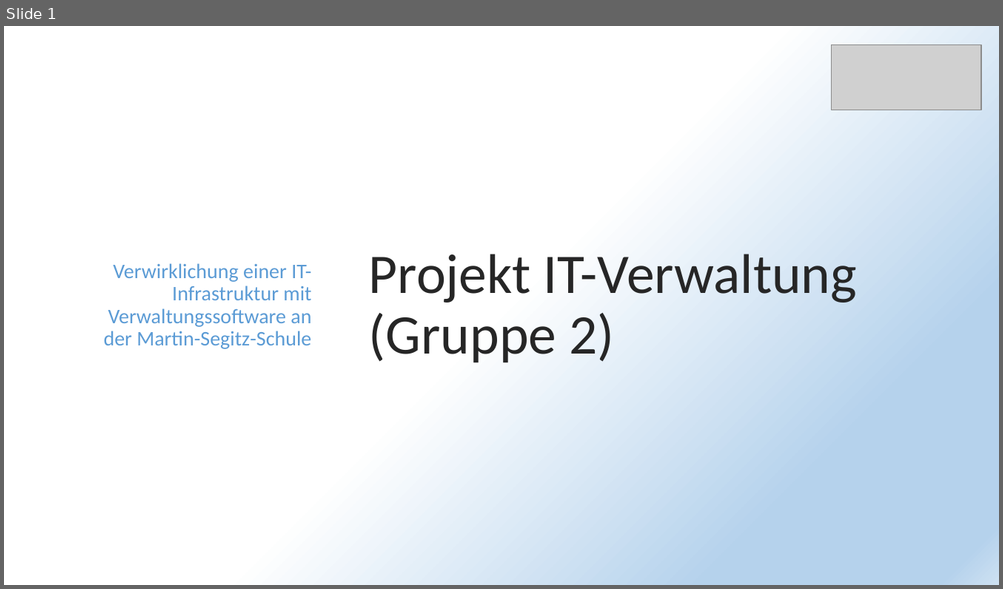
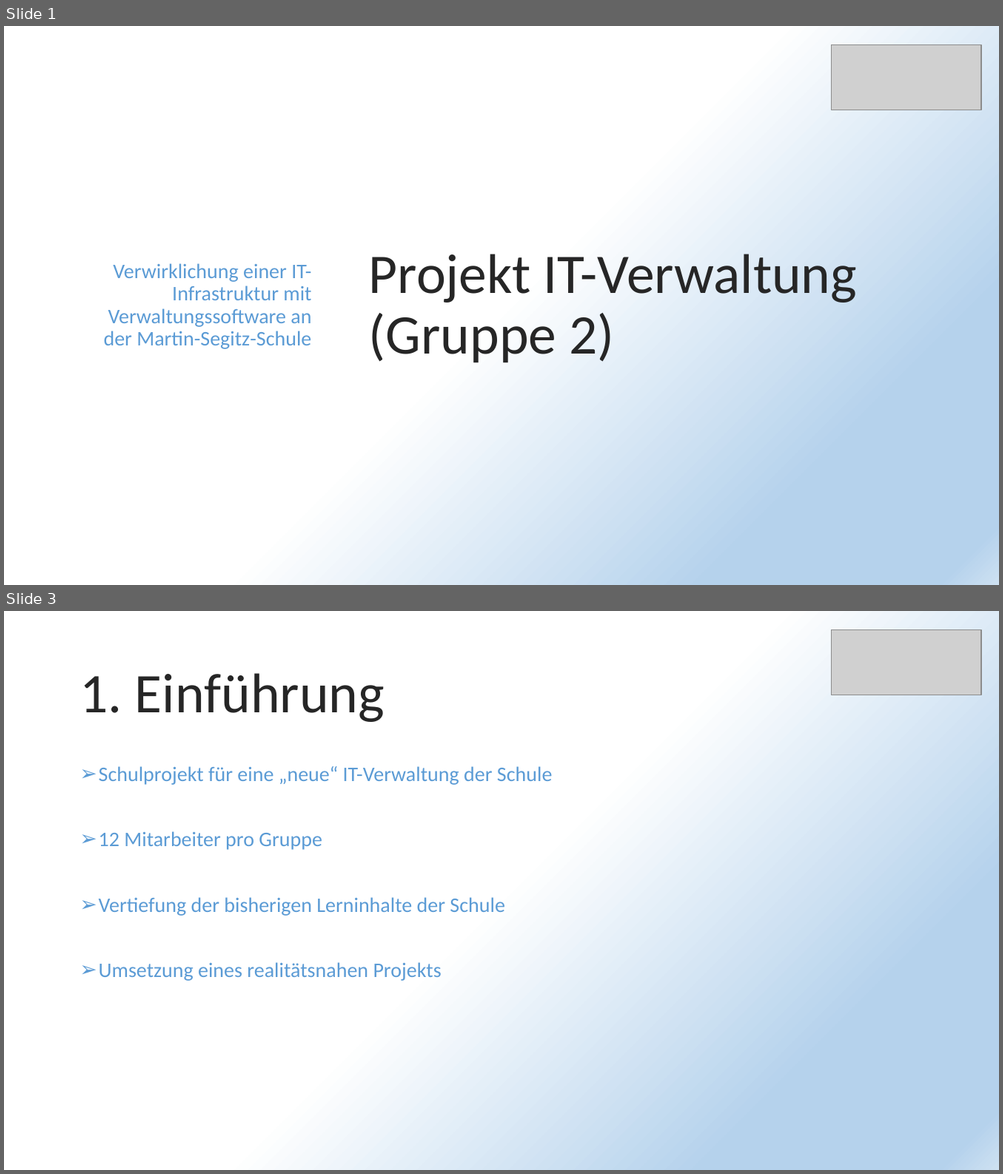
Before and after one commit to PapAnte/g2schoolproject, a slide deck: Projekt IT-Verwaltung.pptx. Shown one above the other, each under a label of ours: slide 1 before the commit, slides 1 and 3 after it; the slides between them are not shown. The pictures are 1003x589 and 1003x1174 pixels, drawn with LibreOffice and Linux fonts; fonts in the diff are those of the drawing; grey boxes stand for pictures. Boxes give left, top, right and bottom in pixels: in the first picture for what was removed or moved away, otherwise in the second. Text is boxed around its words. In the diff, an @@ line names an element or a change of style, - is before the commit and + after.

```diff
--- a/Projekt IT-Verwaltung.pptx
+++ b/Projekt IT-Verwaltung.pptx
@@ slide 3 added at (x1=4, y1=611, x2=999, y2=1170), background gradient #FFFFFF to #B5D2EC to #CEE1F2 @@
@@ picture added at (x1=831, y1=629, x2=981, y2=695) @@
@@ title added at (x1=79, y1=673, x2=384, y2=722), 54 pt, text #262626 @@
+1. Einführung
@@ text added at (x1=99, y1=766, x2=552, y2=981), 20 pt, text #5B9BD5 @@
+➢ Schulprojekt für eine „neue“ IT-Verwaltung der Schule
+➢ 12 Mitarbeiter pro Gruppe
+➢ Vertiefung der bisherigen Lerninhalte der Schule
+➢ Umsetzung eines realitätsnahen Projekts
```
Also in this commit, not shown: 7 slides changed, 25 other slides added, 21 slides removed.
